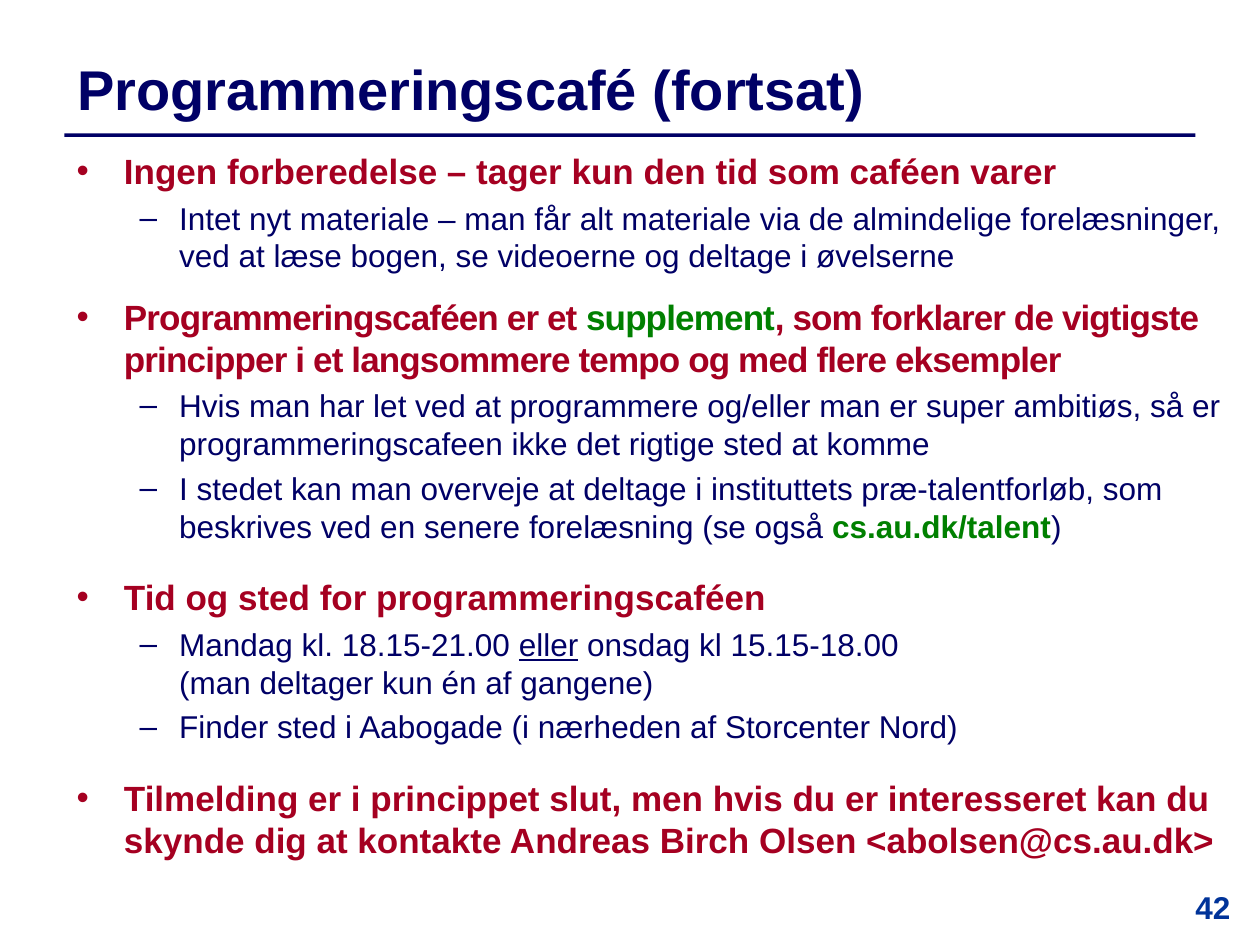
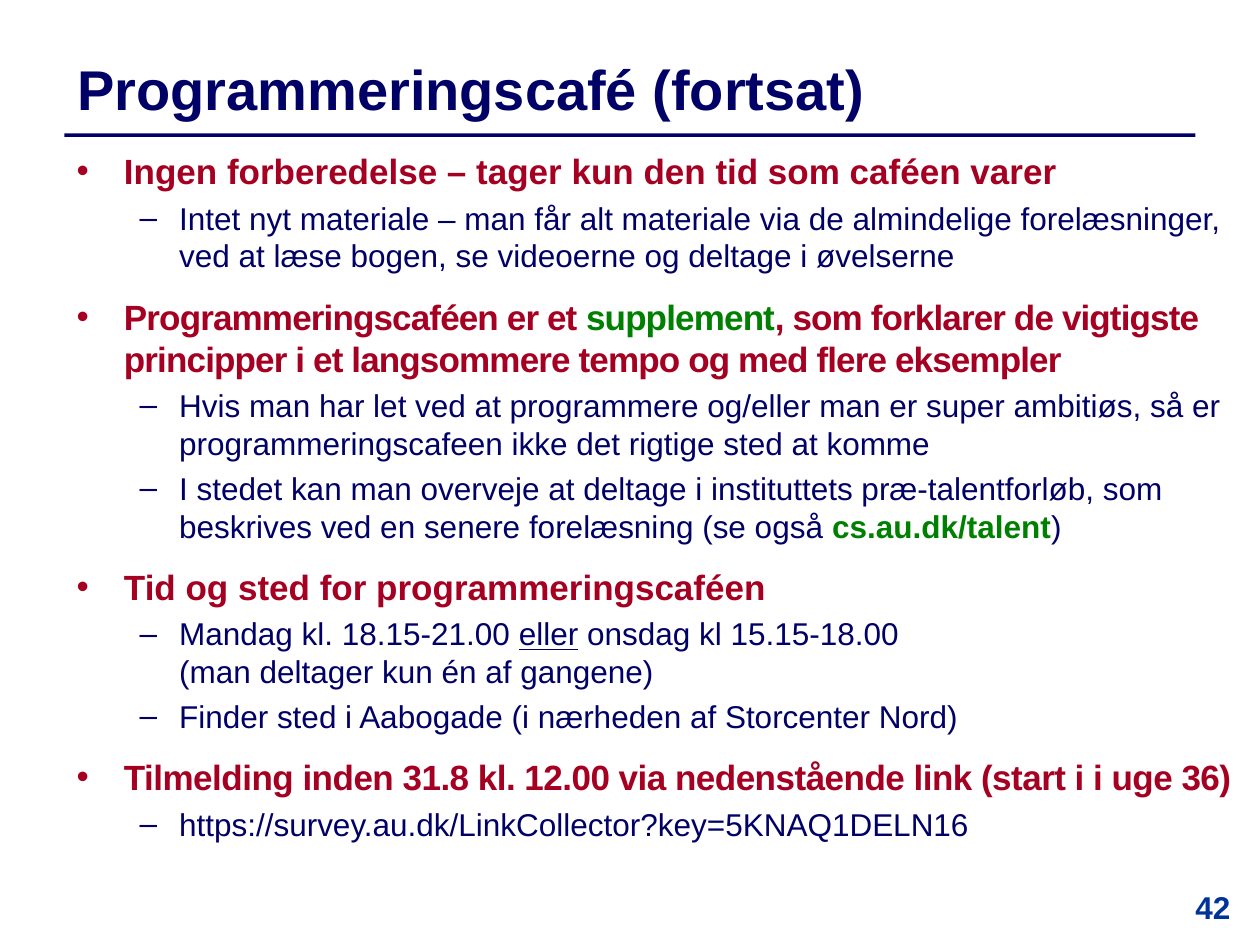
Before and after one commit to IntProgAU/Materiale, a slide deck: slide 42 of web/e22/uge_1a/Slides-Uge1-Mandag.pptx. Drawn at 1260x945 pixels with LibreOffice and Linux fonts; fonts in the diff are those of the drawing. Boxes give left, top, right and bottom in pixels: in the first picture for what was removed or moved away, otherwise in the second. Text is boxed around its words. In the diff, an @@ line names an element or a change of style, - is before the commit and + after.

```diff
--- a/web/e22/uge_1a/Slides-Uge1-Mandag.pptx
+++ b/web/e22/uge_1a/Slides-Uge1-Mandag.pptx
@@ text at (124,574,765,607): less space between paragraphs @@
@@ text at (124,762,1232,842): text changed @@
-  • Tilmelding er i princippet slut, men hvis du er interesseret kan du skynde dig at kontakte Andreas Birch Olsen <abolsen@cs.au.dk>
+  • Tilmelding inden 31.8 kl. 12.00 via nedenstående link (start i i uge 36)
+  – https://survey.au.dk/LinkCollector?key=5KNAQ1DELN16
```
Also in this commit, not shown: 1 other file.
